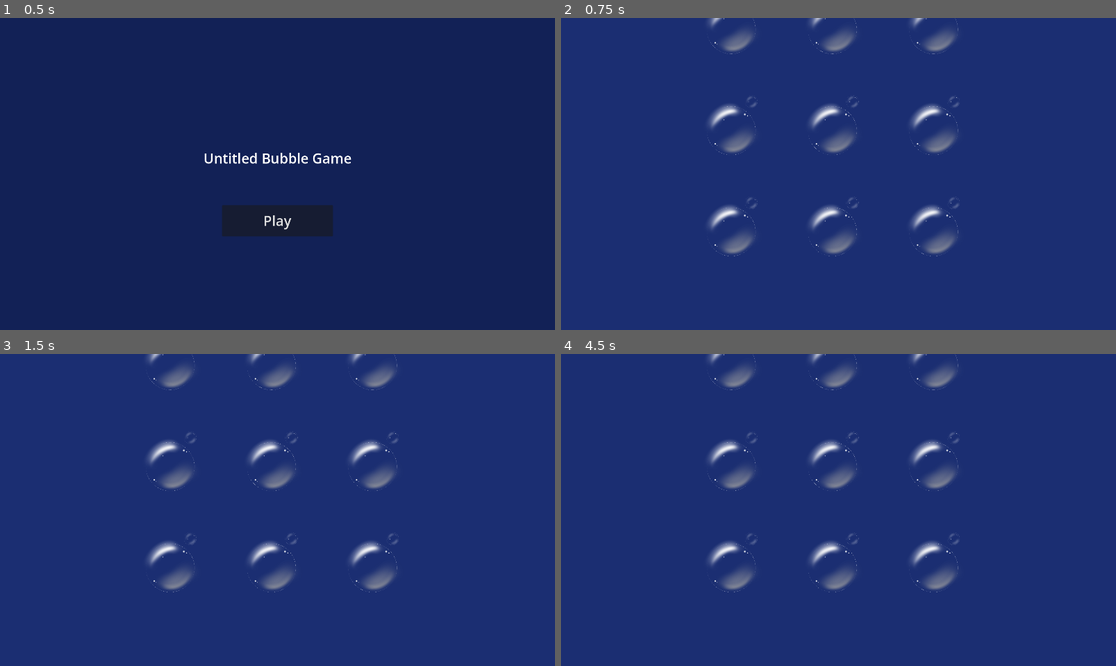
Above: before the commit, frames 1-4 (two rows, left to right).
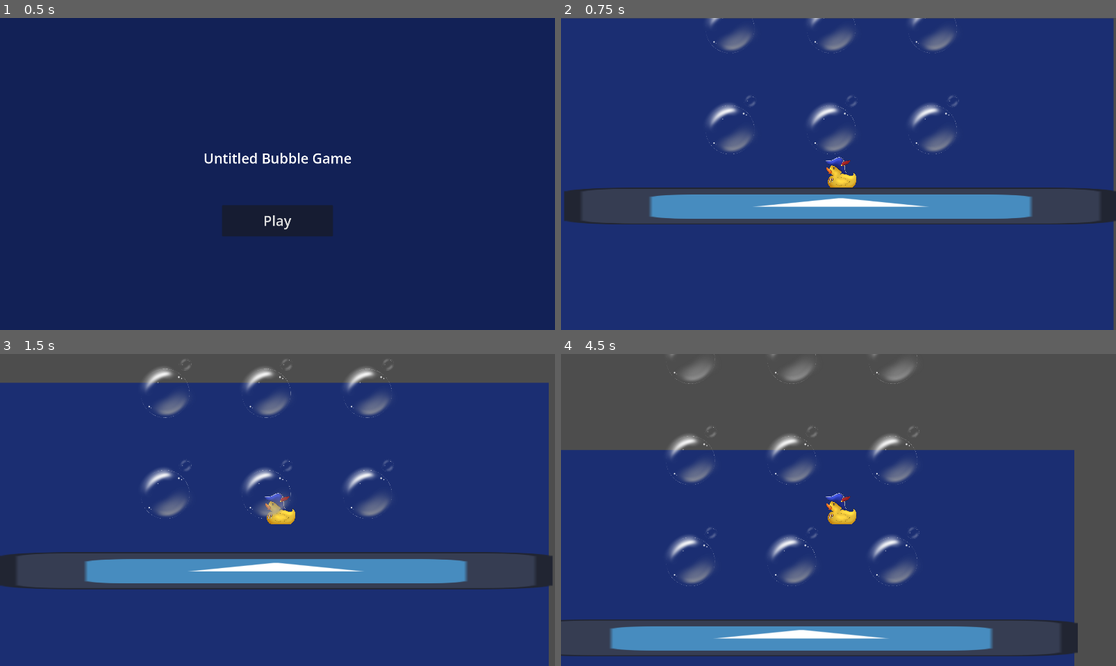
Above: after the commit, the same moments.

Repository: KaterynaKateryna/GlobalGameJam2025-Bubble
Game: Godot game, scene res://src/Scenes/start_screen.tscn
Two runs of this game, one before a commit and one after it. Both use one fixed random seed, a clock stepped at 60 frames per second and the inputs below. The engine's default icon, where the game draws it, is replaced by a stand-in: a white triangle on a blue panel in a dark square.
Inputs (mouse positions are in pixels of both pictures, inside the frame that each line leads up to):
- Up to frame 1 (0.5 s): no input
- Up to frame 2 (0.75 s): click "Play" at 0.5 s
- Up to frame 3 (1.5 s): tap Enter at 1.25 s; move the mouse to (399, 494) at 1.27 s; click (399, 494) at 1.35 s
- Up to frame 4 (4.5 s): click (960, 494) at 1.52 s; click (960, 494) at 1.82 s; move the mouse to (727, 525) at 2.02 s; click (727, 525) at 2.1 s; click (727, 525) at 2.27 s; click (727, 525) at 2.57 s; move the mouse to (894, 441) at 2.77 s; click (894, 441) at 2.85 s; move the mouse to (810, 572) at 3.52 s; click (810, 572) at 3.6 s; click (810, 572) at 3.77 s; click (810, 572) at 4.07 s; move the mouse to (1005, 556) at 4.27 s; click (1005, 556) at 4.35 s

Frame 1 is identical in both runs. In frame 2, 14% of the frame differs, in the area x 0-100%, y 0-100%; in frame 3, 26%; in frame 4, 52%.

Commit message:
add character

Diff:
--- a/project.godot
+++ b/project.godot
@@ -20,6 +20,20 @@
 window/size/viewport_width=1920
 window/size/viewport_height=1080
 
+[input]
+
+jump={
+"deadzone": 0.5,
+"events": [Object(InputEventMouseButton,"resource_local_to_scene":false,"resource_name":"","device":-1,"window_id":0,"alt_pressed":false,"shift_pressed":false,"ctrl_pressed":false,"meta_pressed":false,"button_mask":0,"position":Vector2(0, 0),"global_position":Vector2(0, 0),"factor":1.0,"button_index":1,"canceled":false,"pressed":false,"double_click":false,"script":null)
+, null]
+}
+
+[layer_names]
+
+2d_render/layer_1="floor"
+2d_render/layer_2="player"
+2d_render/layer_3="bubbles"
+
 [rendering]
 
 renderer/rendering_method="mobile"
--- a/src/Scenes/game_screen.tscn
+++ b/src/Scenes/game_screen.tscn
@@ -1,6 +1,11 @@
-[gd_scene load_steps=2 format=3 uid="uid://rkrb4lohwjvx"]
+[gd_scene load_steps=5 format=3 uid="uid://rkrb4lohwjvx"]
 
 [ext_resource type="Script" path="res://src/scenes/game_screen.gd" id="1_o8eum"]
+[ext_resource type="PackedScene" uid="uid://ku47qk6f3af7" path="res://src/actors/player.tscn" id="2_13b6m"]
+[ext_resource type="Texture2D" uid="uid://2s6bbh8choxm" path="res://icon.svg" id="2_uue3g"]
+
+[sub_resource type="RectangleShape2D" id="RectangleShape2D_0s1ed"]
+size = Vector2(1934, 121)
 
 [node name="GameScreen" type="Control"]
 layout_mode = 3
@@ -16,6 +21,24 @@
 anchors_preset = 15
 anchor_right = 1.0
 anchor_bottom = 1.0
+offset_left = -4.0
+offset_top = 354.0
+offset_right = -4.0
+offset_bottom = 354.0
 grow_horizontal = 2
 grow_vertical = 2
 color = Color(0.106267, 0.1816, 0.447099, 1)
+
+[node name="Player" parent="." instance=ExtResource("2_13b6m")]
+position = Vector2(964, 891)
+scale = Vector2(0.2, 0.2)
+
+[node name="Water" type="StaticBody2D" parent="."]
+position = Vector2(972, 1004)
+
+[node name="Sprite2D" type="Sprite2D" parent="Water"]
+scale = Vector2(14.9531, 1)
+texture = ExtResource("2_uue3g")
+
+[node name="CollisionShape2D" type="CollisionShape2D" parent="Water"]
+shape = SubResource("RectangleShape2D_0s1ed")
--- /dev/null
+++ b/src/actors/player.gd
@@ -0,0 +1,23 @@
+extends CharacterBody2D
+
+
+const SPEED = 400.0
+const JUMP_VELOCITY_Y = -800.0
+const JUMP_VELOCITY_X = -100.0
+
+func _physics_process(delta: float) -> void:
+	# Add the gravity.
+	if not is_on_floor():
+		velocity += get_gravity() * delta
+
+	# Handle jump.
+	if Input.is_action_just_pressed("jump") and is_on_floor():
+		velocity.y = JUMP_VELOCITY_Y
+		velocity.x = JUMP_VELOCITY_X
+
+		var mousePosition = get_global_mouse_position()
+		var direction = mousePosition.x - position.x
+		if (direction > 0):
+			velocity.x = velocity.x * -1.0
+
+	move_and_slide()
--- /dev/null
+++ b/src/actors/player.tscn
@@ -0,0 +1,26 @@
+[gd_scene load_steps=5 format=3 uid="uid://ku47qk6f3af7"]
+
+[ext_resource type="Script" path="res://src/actors/player.gd" id="1_ecaj2"]
+[ext_resource type="Texture2D" uid="uid://dgfqthfi1uosu" path="res://assets/images/Rubber_duck_left.png" id="1_wmqrp"]
+[ext_resource type="Texture2D" uid="uid://cn6yoyx8uksje" path="res://assets/images/Rubber_duck_right.png" id="2_ocpgc"]
+
+[sub_resource type="CapsuleShape2D" id="CapsuleShape2D_upydy"]
+radius = 262.0
+height = 560.0
+
+[node name="Player" type="CharacterBody2D"]
+script = ExtResource("1_ecaj2")
+
+[node name="Left" type="Sprite2D" parent="."]
+texture = ExtResource("1_wmqrp")
+
+[node name="Right" type="Sprite2D" parent="."]
+visible = false
+texture = ExtResource("2_ocpgc")
+
+[node name="Camera2D" type="Camera2D" parent="."]
+
+[node name="CollisionShape2D" type="CollisionShape2D" parent="."]
+visibility_layer = 2
+position = Vector2(48, -27)
+shape = SubResource("CapsuleShape2D_upydy")
--- a/src/scenes/game_screen.gd
+++ b/src/scenes/game_screen.gd
@@ -1,6 +1,6 @@
 extends Control
 
-var bubble_scene = preload("res://src/objects/Bubble.tscn")
+var bubble_scene = preload("res://src/objects/bubble.tscn")
 
 # Called when the node enters the scene tree for the first time.
 func _ready() -> void:
Binary file added: assets/images/Rubber_duck_left.png
Not shown, added: assets/images/Rubber_duck_left.png.import
Binary file added: assets/images/Rubber_duck_right.png
Not shown, added: assets/images/Rubber_duck_right.png.import
Binary file added: assets/images/Rubber_duck_right_2.png
Not shown, added: assets/images/Rubber_duck_right_2.png.import
Not shown: 1 places in src/objects/Bubble.tscn that only renumber resources
